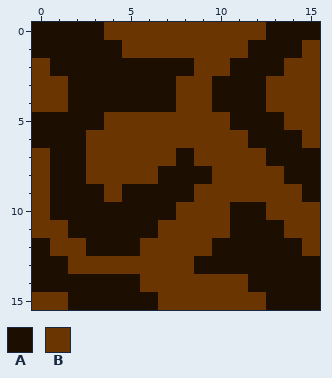
Two versions of one pixel-art sprite, example/samples/Cave1.png. Above, as it was before the edit.
The file is 16x16 pixels.
Palette (. is transparent): A #1c0e00  B #6a3500
Pixels before, first column x 0:
 0 AAAABBBBBBBBBAAA
 1 AAAAABBBBBBBAAAB
 2 BAAAAAAAABBAAABB
 3 BBAAAAAABBAAABBB
 4 BBAAAAAABBAAABBB
 5 AAAABBBBBBBAAABB
 6 AAABBBBBBBBBAAAB
 7 BAABBBBBABBBBAAA
 8 BAABBBBAAABBBBAA
 9 BAAABAAAABBBBBBA
10 BAAAAAAABBBAABBB
11 BBAAAAABBBBAAABB
12 ABBAAABBBBAAAAAB
13 AABBBBBBBAAAAAAA
14 AAAAAABBBBBBAAAA
15 BBAAAAABBBBBBAAA
Once edited:
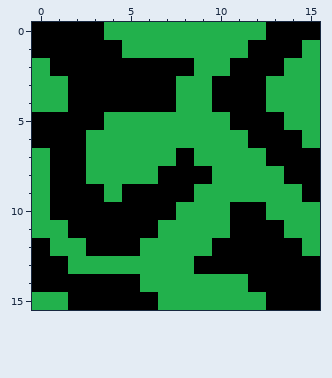
The commit says: adds Colour class with hash function to utils
What changed:
colour A: #1c0e00 -> #000000
colour B: #6a3500 -> #22b14c
Pixel boxes of the changes (left, top, right, bottom) in both pictures:
changed: (32, 22, 320, 310)
